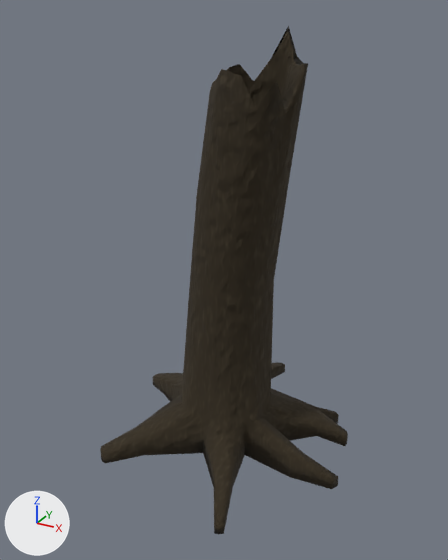
The Blender file Assets/Meshes/tree_half_old.blend as it was, and as the next commit left it.
Camera for both pictures: a camera (50 mm lens) standing at (2.06, -3.77, 3.22) and looking at (0.02, -0.07, 1.36). The lights are fixed; the arrows at lower left show +X, +Y and +Z.

Before the edit, the objects in view are built like this:
```python
ob_tree_half_old_lp = bpy.data.objects.new('Tree_half_old_LP', me_tree_half_old_lp)
ob_tree_half_old_lp.location = (0.0, 0.0, 0.0)
```
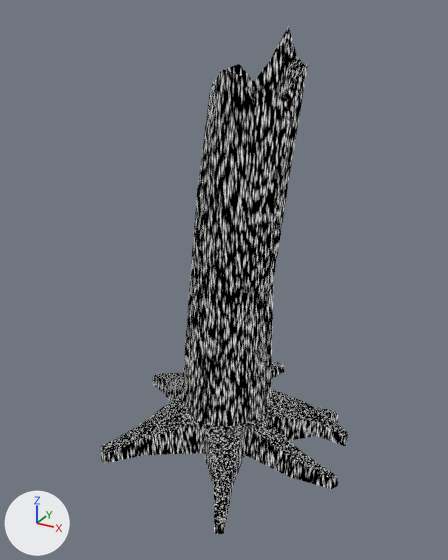
Pixel boxes [x1, y1, x2, y2] of what changed, in the pictures (448 x 560 px):
'Tree_half_old_LP', surface changed (black to grey)
    both: [100, 26, 348, 534]

Patch to the scene script:
```diff
--- a/Assets/Meshes/tree_half_old.blend.py
+++ b/Assets/Meshes/tree_half_old.blend.py
@@ ng_nodegroup_005 @@
+ng_nodegroup_005 = bpy.data.node_groups.new('NodeGroup.005', 'ShaderNodeTree')
+# nodes: Invert, Mapping, TexCoord, TexVoronoi, ValToRGB
+# colours: black #000000, white #ffffff
@@ mat_tree_skin @@
 mat_tree_skin = bpy.data.materials.new('Tree_skin')
-# nodes: BsdfPrincipled, Group x2, Mapping, Mix x2, OutputMaterial, RGB x3, TexCoord
-# colours: brown #61553d, black #000000, brown #473b25
+# nodes: Emission, Group, OutputMaterial
```
